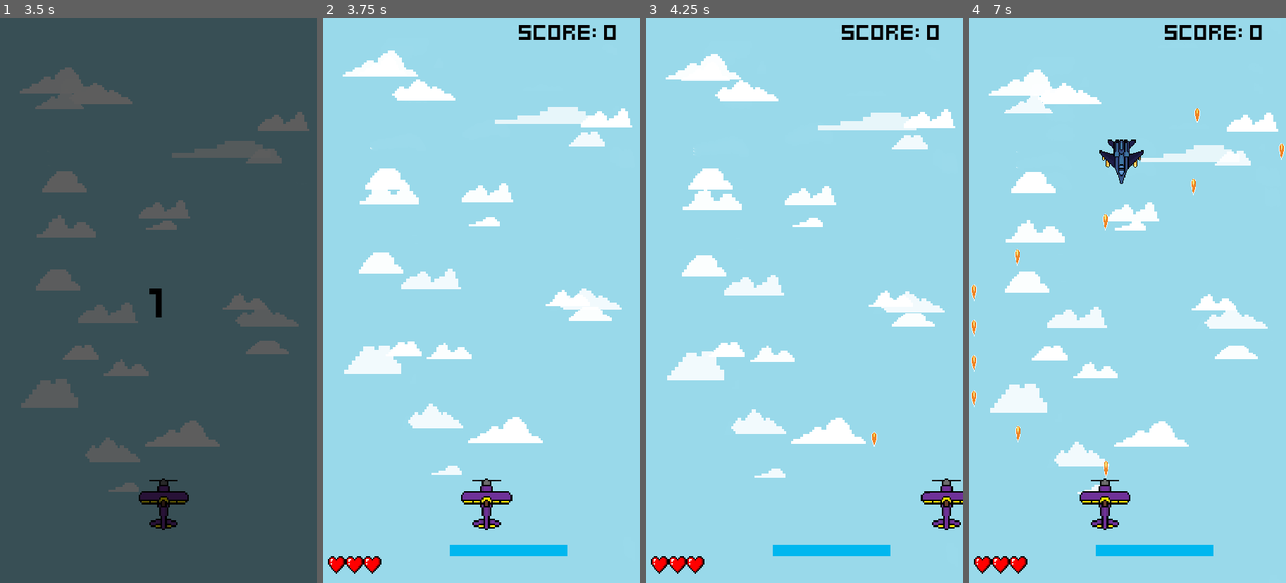
Above: before the commit, frames 1-4 (left to right).
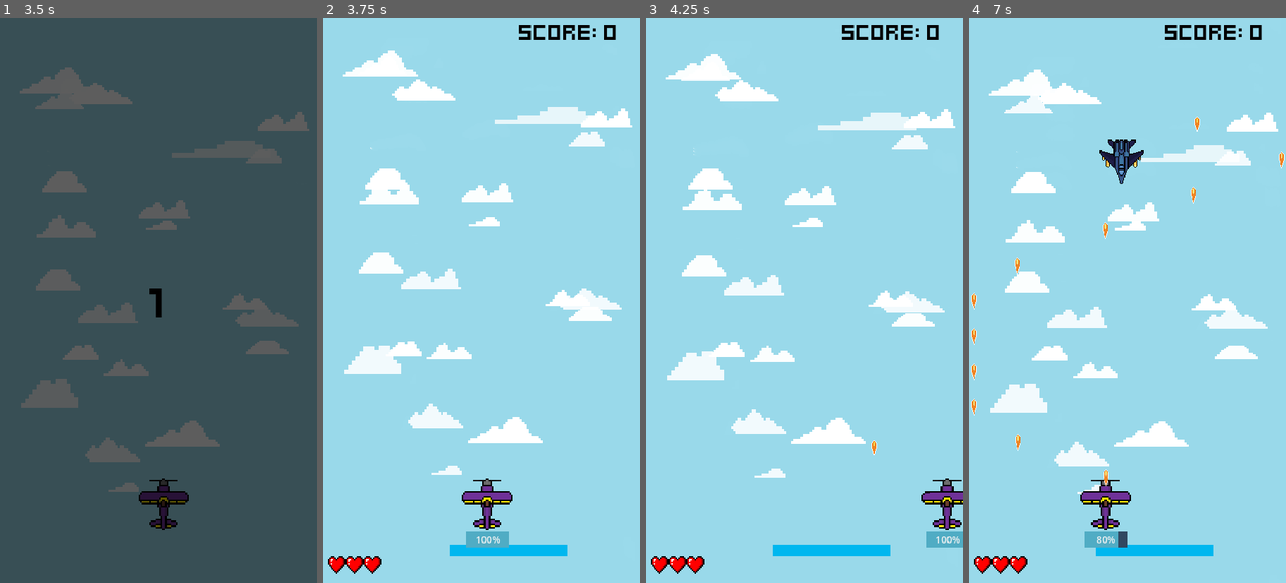
Above: after the commit, the same moments.

Repository: edmundyu2008/LeBombJames
Game: Godot game, scene res://UI/main_menu.tscn
The game is run twice, just before and just after one commit, with the same random seed, the same clock (stepped at 60 frames per second) and the same inputs.
Inputs (mouse positions are in pixels of both pictures, inside the frame that each line leads up to):
- Up to frame 1 (3.5 s): click (88, 311) at 0.5 s; tap Enter (ui_accept) at 1.25, 1.52, 2.27 s; hold D (ui_right) 1.28-2.03 s; hold A (ui_left) 2.03-2.78 s; hold D (ui_right) from 2.78 s (still down)
- Up to frame 2 (3.75 s): keep holding D (ui_right)
- Up to frame 3 (4.25 s): keep holding D (ui_right); tap Enter (ui_accept) at 3.77 s
- Up to frame 4 (7 s): release D (ui_right) at 4.28 s; hold A (ui_left) 4.28-6.53 s; tap Enter (ui_accept) at 4.52, 5.27, 6.77 s; hold D (ui_right) from 6.53 s (still down)

Frame 1 is identical in both runs. In frame 2, 0.5% of the frame differs, in the area x 43-60%, y 81-94%; in frame 3, 0.5%; in frame 4, 1.1%, in the area x 0-100%, y 16-94%.
Error before the commit: Invalid access to property or key 'amount' on a base object of type 'Node (PlayerEnergy)'. (res://player_plane/plane.gd:21)

Commit message:
pick up energy needed

Diff:
--- /dev/null
+++ b/EnergyCrystal.gd
@@ -0,0 +1,7 @@
+extends Node2D
+
+@onready var visible_on_screen_notifier_2d: VisibleOnScreenNotifier2D = $VisibleOnScreenNotifier2D
+
+
+func _ready() -> void:
+	visible_on_screen_notifier_2d.screen_exited.connect(queue_free)
--- a/components/destroyed_component.gd
+++ b/components/destroyed_component.gd
@@ -5,7 +5,6 @@
 
 func _ready() -> void:
 	stats_component.no_health.connect(destroy)
-	stats_component.no_energy.connect(destroy)
 
 func destroy() -> void:
 	actor.queue_free()
--- a/components/stats_component.gd
+++ b/components/stats_component.gd
@@ -7,14 +7,5 @@
 		health_changed.emit()
 		if health == 0: no_health.emit()
 
-@export var player_energy: int = 10:
-	set(value):
-		player_energy = value
-		player_energy_changed.emit()
-		if player_energy == 0: no_player_energy.emit()
-
-signal player_energy_changed()
-signal no_player_energy()
-
 signal health_changed()
 signal no_health()
--- a/opps/enemydallas.gd
+++ b/opps/enemydallas.gd
@@ -7,14 +7,20 @@
 @onready var hitbox_component: HitboxComponent = $HitboxComponent as HitboxComponent
 @onready var score_component: ScoreComponent = $ScoreComponent as ScoreComponent
 @onready var destroyed_component: DestroyedComponent = $DestroyedComponent as DestroyedComponent
+@onready var crystal_spawner = $CrystalSpawner
+@onready var crystal_spawner_timer = $CrystalSpawnerTimer
+@onready var crystal_spawnpoint = $CrystalSpawnpoint
 
 
 
 
 func _ready() -> void:
+	crystal_spawner_timer.timeout.connect(drop_crystal)
 	stats_component.no_health.connect(func():
 		score_component.adjust_score()
-
 	)
 	visible_on_screen_notifier_2d.screen_exited.connect(queue_free)
 	hitbox_component.hit_hurtbox.connect(queue_free.unbind(1))
+
+func drop_crystal() -> void:
+	crystal_spawner.spawn(crystal_spawnpoint.global_position)
--- /dev/null
+++ b/opps/energy_crystal.tscn
@@ -0,0 +1,23 @@
+[gd_scene load_steps=4 format=3 uid="uid://b2b1jlkrxyfrt"]
+
+[ext_resource type="Script" path="res://EnergyCrystal.gd" id="1_cw5uu"]
+[ext_resource type="Script" path="res://components/move_component.gd" id="2_e1vad"]
+[ext_resource type="Texture2D" uid="uid://chbdtjxj6cxg7" path="res://energy_bar.png" id="3_bvwku"]
+
+[node name="EnergyCrystal" type="Node2D"]
+script = ExtResource("1_cw5uu")
+
+[node name="MoveComponent" type="Node" parent="." node_paths=PackedStringArray("actor")]
+script = ExtResource("2_e1vad")
+actor = NodePath("..")
+velocity = Vector2(2.08165e-12, 200)
+
+[node name="Sprite2D" type="Sprite2D" parent="."]
+z_index = -1
+position = Vector2(-0.500002, 2)
+scale = Vector2(0.85, 1.6)
+texture = ExtResource("3_bvwku")
+
+[node name="VisibleOnScreenNotifier2D" type="VisibleOnScreenNotifier2D" parent="."]
+position = Vector2(0.500002, 0.999998)
+scale = Vector2(0.85, 0.9)
--- a/opps/opps_dallas.gd
+++ b/opps/opps_dallas.gd
@@ -6,13 +6,19 @@
 @onready var hitbox_component: HitboxComponent = $HitboxComponent as HitboxComponent
 @onready var score_component: ScoreComponent = $ScoreComponent as ScoreComponent
 @onready var destroyed_component: DestroyedComponent = $DestroyedComponent as DestroyedComponent
-
+@onready var crystal_spawner = $CrystalSpawner
+@onready var crystal_spawner_timer = $CrystalSpawnerTimer
+@onready var crystal_spawnpoint = $CrystalSpawnpoint
 
 
 
 
 func _ready() -> void:
+	crystal_spawner_timer.timeout.connect(drop_crystal)
 	stats_component.no_health.connect(func():
 		score_component.adjust_score()
 	)
 	visible_on_screen_notifier_2d.screen_exited.connect(queue_free)
+
+func drop_crystal() -> void:
+	crystal_spawner.spawn(crystal_spawnpoint.global_position)
--- a/opps/opps_dallas.tscn
+++ b/opps/opps_dallas.tscn
@@ -9,6 +9,8 @@
 [ext_resource type="Script" path="res://components/score_component.gd" id="7_c4525"]
 [ext_resource type="Resource" uid="uid://crfoy43it46ev" path="res://game_stats.tres" id="8_32ne8"]
 [ext_resource type="Script" path="res://components/destroyed_component.gd" id="9_vlnly"]
+[ext_resource type="Script" path="res://components/spawner_component.gd" id="10_n5lvg"]
+[ext_resource type="PackedScene" uid="uid://b2b1jlkrxyfrt" path="res://opps/energy_crystal.tscn" id="11_6ile0"]
 
 [node name="OppsDallas" type="Node2D"]
 script = ExtResource("1_6l156")
@@ -23,6 +25,7 @@
 actor = NodePath("..")
 
 [node name="VisibleOnScreenNotifier2D" type="VisibleOnScreenNotifier2D" parent="."]
+position = Vector2(0, 1)
 
 [node name="HurtboxComponent" type="Area2D" parent="."]
 collision_layer = 2
@@ -44,3 +47,13 @@
 
 [node name="DestroyedComponent" type="Node" parent="."]
 script = ExtResource("9_vlnly")
+
+[node name="CrystalSpawnpoint" type="Marker2D" parent="."]
+
+[node name="CrystalSpawnerTimer" type="Timer" parent="."]
+wait_time = 0.1
+autostart = true
+
+[node name="CrystalSpawner" type="Node2D" parent="."]
+script = ExtResource("10_n5lvg")
+scene = ExtResource("11_6ile0")
--- a/player_plane/plane.gd
+++ b/player_plane/plane.gd
@@ -11,17 +11,25 @@
 @onready var player_energy_component: PlayerEnergyComponent = $PlayerEnergyComponent as PlayerEnergyComponent
 @onready var energy_timer: Timer = $EnergyTimer
 
+@onready var energy_bar = $EnergyBar
+
+
+@export var energy = 10
 
 func _ready():
+
+	energy_bar.value = energy
+
 	fire_rate_timer.timeout.connect(fire_lasers)
 	player_health_component.player_health_changed.connect(func():
 		player_health.adjust_player_health()
 )
 	player_energy_component.player_energy_changed.connect(func():
-		player_energy.adjust_player_energy(player_energy.amount)
+		pass
 )
 	energy_timer.timeout.connect(func():
-		player_energy_component.player_energy -= 1
+		energy -= 1
+		energy_bar.value = energy
 )
 
 func fire_lasers() -> void:
--- a/player_plane/plane.tscn
+++ b/player_plane/plane.tscn
@@ -28,6 +28,12 @@
 "speed": 5.0
 }]
 
+[sub_resource type="StyleBoxFlat" id="StyleBoxFlat_cgnu0"]
+bg_color = Color(0.193497, 0.279596, 0.375466, 1)
+
+[sub_resource type="StyleBoxFlat" id="StyleBoxFlat_ux4b1"]
+bg_color = Color(0.313726, 0.67451, 0.768627, 1)
+
 [node name="Plane" type="Node2D"]
 script = ExtResource("1_yi7cu")
 
@@ -52,7 +58,7 @@
 game_stats = ExtResource("14_imwu1")
 
 [node name="AnimatedSprite2D" type="AnimatedSprite2D" parent="."]
-position = Vector2(0, 4.76837e-07)
+position = Vector2(1, 4.76837e-07)
 scale = Vector2(1.3625, 1.375)
 sprite_frames = SubResource("SpriteFrames_87lq6")
 
@@ -75,7 +81,7 @@
 scene = ExtResource("8_w3yhp")
 
 [node name="Muzzle" type="Marker2D" parent="."]
-position = Vector2(0, -63)
+position = Vector2(0, -48)
 
 [node name="EnergyTimer" type="Timer" parent="."]
 wait_time = 1.5
@@ -98,3 +104,13 @@
 script = ExtResource("12_ledul")
 player_health_component = NodePath("../PlayerHealthComponent")
 hurtbox_component = NodePath("../HurtboxComponent")
+
+[node name="EnergyBar" type="ProgressBar" parent="."]
+offset_left = -36.0
+offset_top = 44.0
+offset_right = 37.0
+offset_bottom = 71.0
+theme_override_styles/background = SubResource("StyleBoxFlat_cgnu0")
+theme_override_styles/fill = SubResource("StyleBoxFlat_ux4b1")
+max_value = 10.0
+value = 5.0
Not shown: 1 places in opps/opps_dallas.tscn that only renumber resources
Not shown: 1 places in player_plane/plane.tscn that only renumber resources
